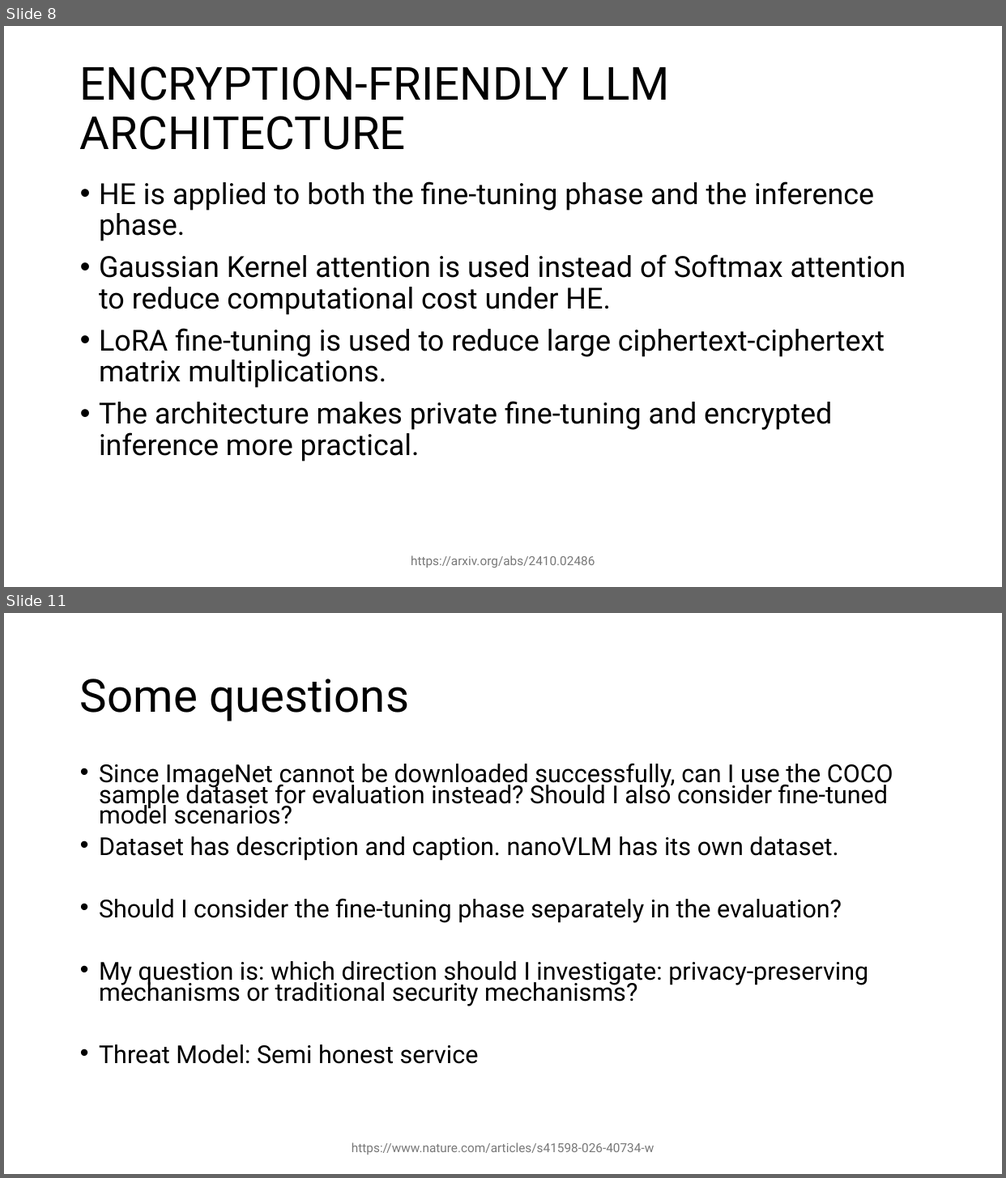
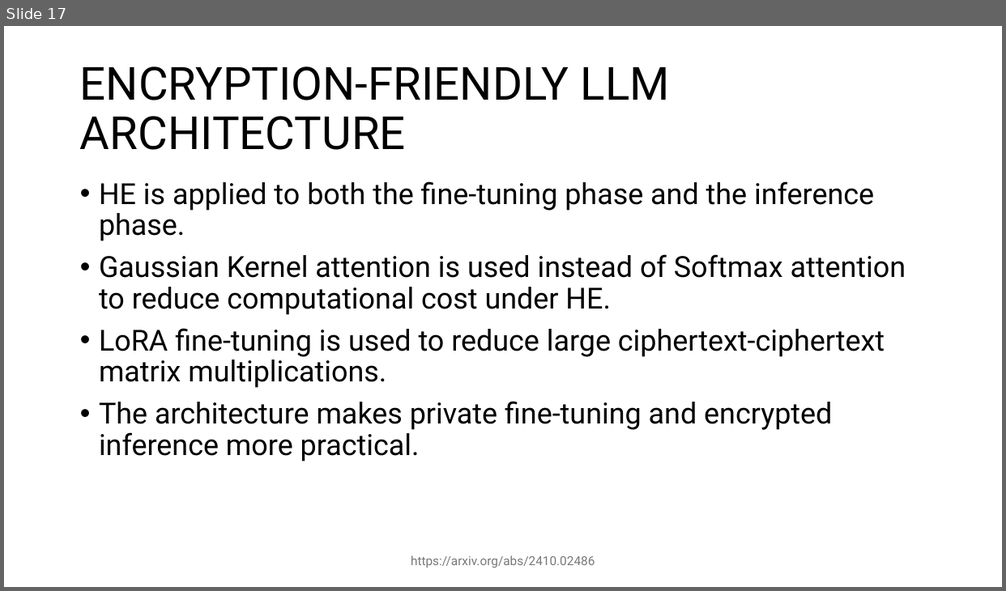
Before and after one commit to YMa10-ACS/CT5195-Master-capstone, a slide deck: Records/Literacture review.pptx. Shown one above the other, each under a label of ours: slides 8 and 11 before the commit, slide 17 after it; the slides between them are not shown. The pictures are 1006x1178 and 1006x591 pixels, drawn with LibreOffice and Linux fonts; fonts in the diff are those of the drawing. Boxes give left, top, right and bottom in pixels: in the first picture for what was removed or moved away, otherwise in the second. Text is boxed around its words. In the diff, an @@ line names an element or a change of style, - is before the commit and + after.

```diff
--- a/Records/Literacture review.pptx
+++ b/Records/Literacture review.pptx
@@ slide 11 removed at bbox=[4, 613, 1002, 1174], background #FFFFFF @@
@@ title removed at bbox=[80, 679, 409, 722] @@
-Some questions
@@ text removed at bbox=[99, 763, 893, 1064] @@
-• Since ImageNet cannot be downloaded successfully, can I use the COCO sample dataset for evaluation instead? Should I also consider fine-tuned model scenarios?
-• Dataset has description and caption. nanoVLM has its own dataset.
-• Should I consider the fine-tuning phase separately in the evaluation?
-• My question is: which direction should I investigate: privacy-preserving mechanisms or traditional security mechanisms?
-• Threat Model: Semi honest service
@@ text removed at bbox=[351, 1143, 654, 1155] @@
-https://www.nature.com/articles/s41598-026-40734-w
@@ what was slide 8 is now slide 17 @@
```
Also in this commit, not shown: 1 slide changed, 9 slides added, 2 other slides removed, 7 other files.
